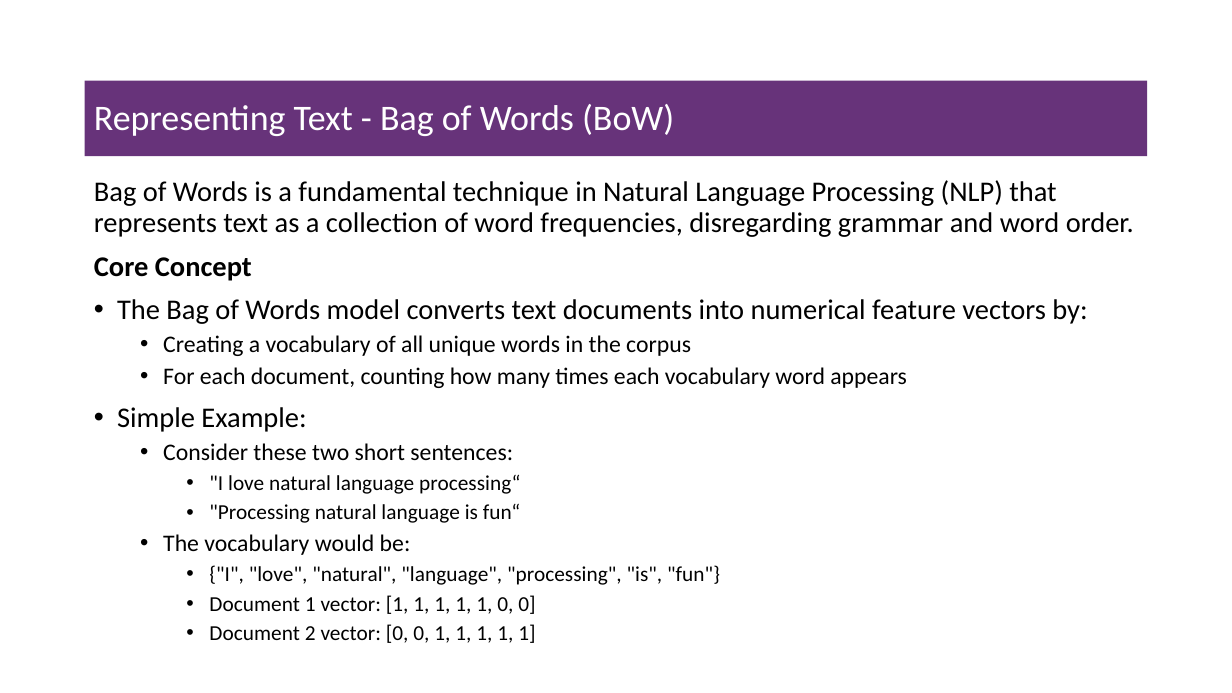
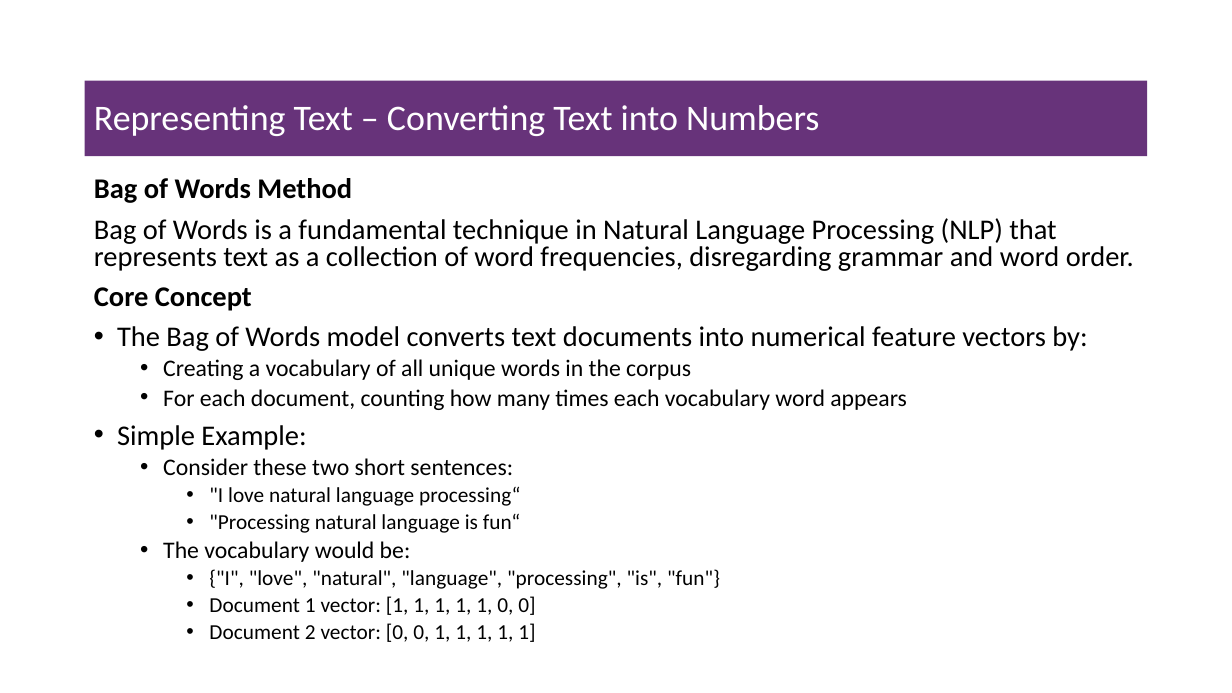
Before and after one commit to msfasha/307307-BI-Methods, a slide deck: slide 16 of 20242-NLP-LLM/lecture notes/Part 1 - Introduction to NLP/1.1-introduction to NLP.pptx (slide 17 before the commit). Drawn at 1232x693 pixels with LibreOffice and Linux fonts; fonts in the diff are those of the drawing; background and template pictures are left out. Boxes give left, top, right and bottom in pixels: in the first picture for what was removed or moved away, otherwise in the second. Text is boxed around its words. In the diff, an @@ line names an element or a change of style, - is before the commit and + after.

```diff
--- a/20242-NLP-LLM/lecture notes/Part 1 - Introduction to NLP/1.1-introduction to NLP.pptx
+++ b/20242-NLP-LLM/lecture notes/Part 1 - Introduction to NLP/1.1-introduction to NLP.pptx
@@ title at (94, 105, 819, 136): text changed @@
-Representing Text - Bag of Words (BoW)
+Representing Text – Converting Text into Numbers
@@ text at (94, 178, 352, 203): paragraph added @@
+Bag of Words Method
@@ text at (94, 218, 1134, 642): line spacing 0.9 to 0.8 @@
```
Also in this commit, not shown: 18 other slides changed, 1 slide added, 1 other file.
